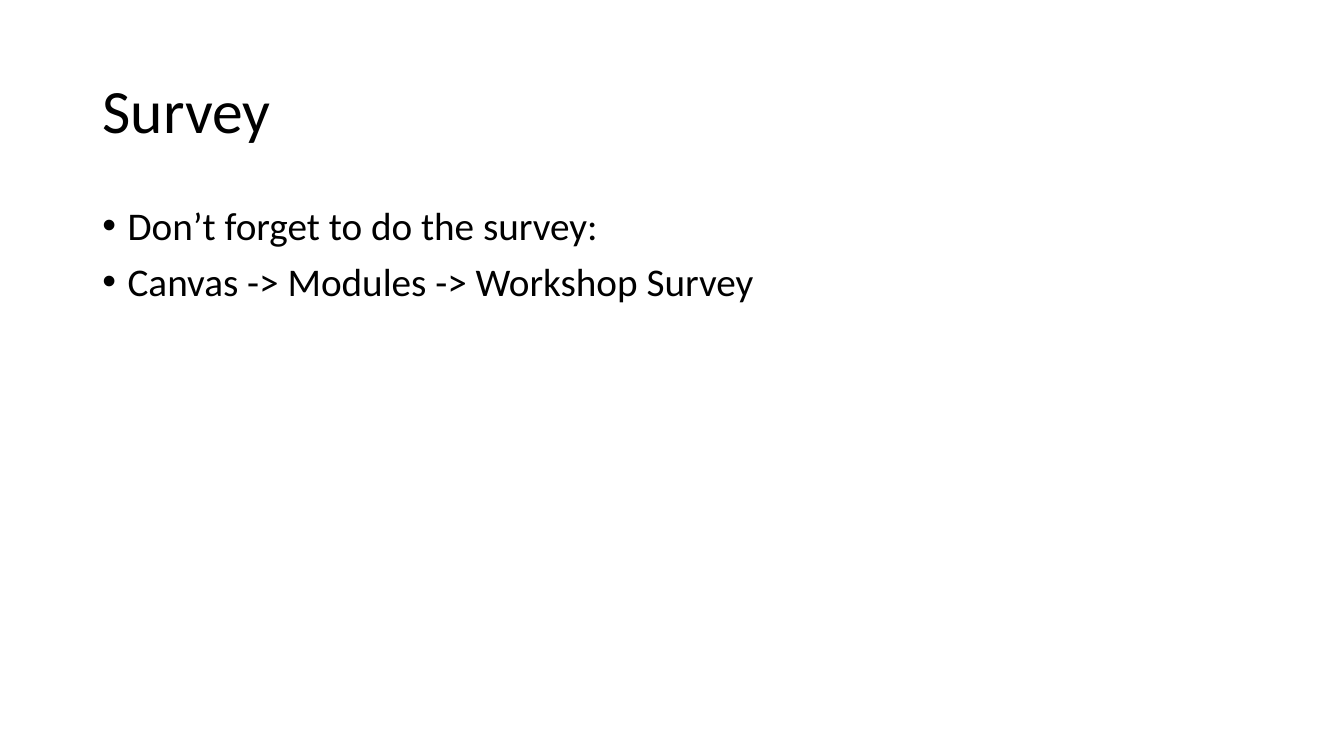
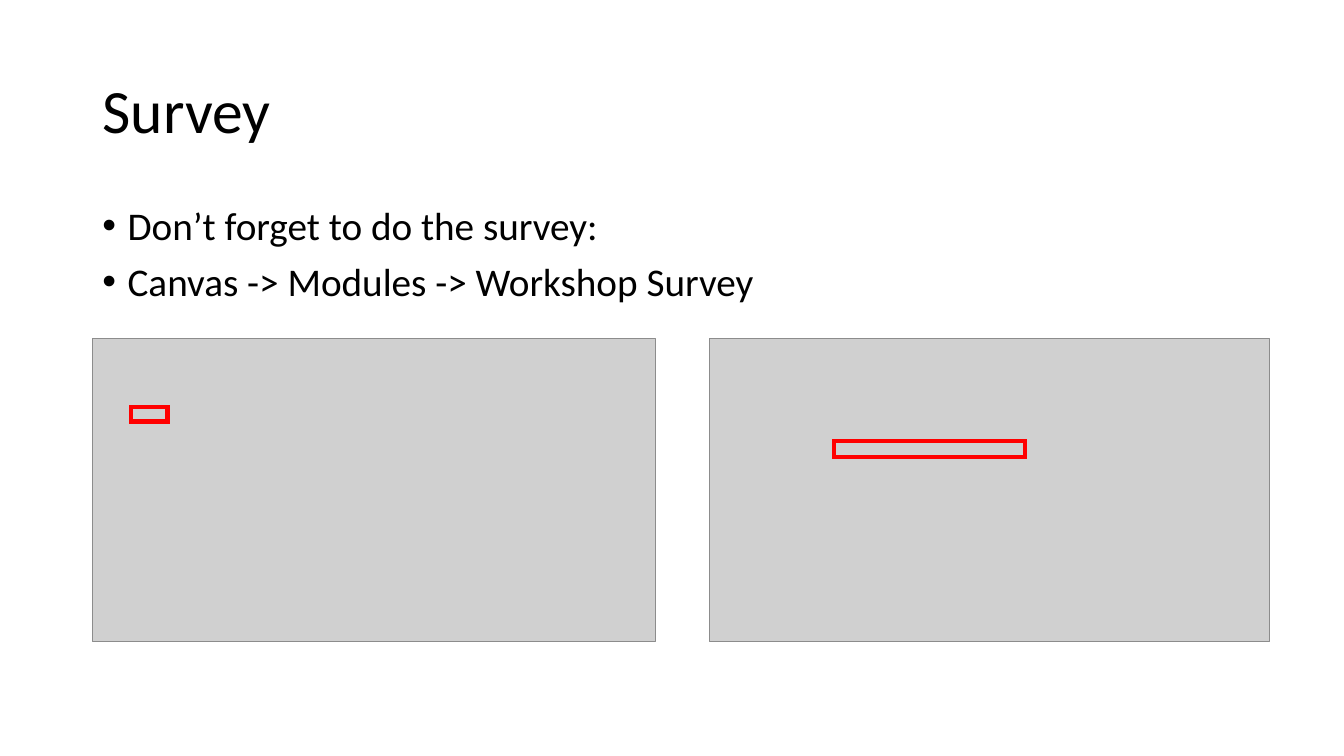
Before and after one commit to jjahanip/BIOF063, a slide deck: slide 9 of day_3/day_3.pptx (slide 7 before the commit). Drawn at 1344x756 pixels with LibreOffice and Linux fonts; fonts in the diff are those of the drawing; grey boxes stand for pictures. Boxes give left, top, right and bottom in pixels: in the first picture for what was removed or moved away, otherwise in the second. Text is boxed around its words. In the diff, an @@ line names an element or a change of style, - is before the commit and + after.

```diff
--- a/day_3/day_3.pptx
+++ b/day_3/day_3.pptx
@@ picture added at (93,339,656,642) @@
@@ picture added at (710,339,1270,642) @@
@@ rectangle added at (131,407,167,421), outline #FF0000 3 pt @@
@@ rectangle added at (834,441,1025,457), outline #FF0000 3 pt @@
```
Also in this commit, not shown: 2 other slides changed, 3 slides added, 2 slides removed, 9 other files.
